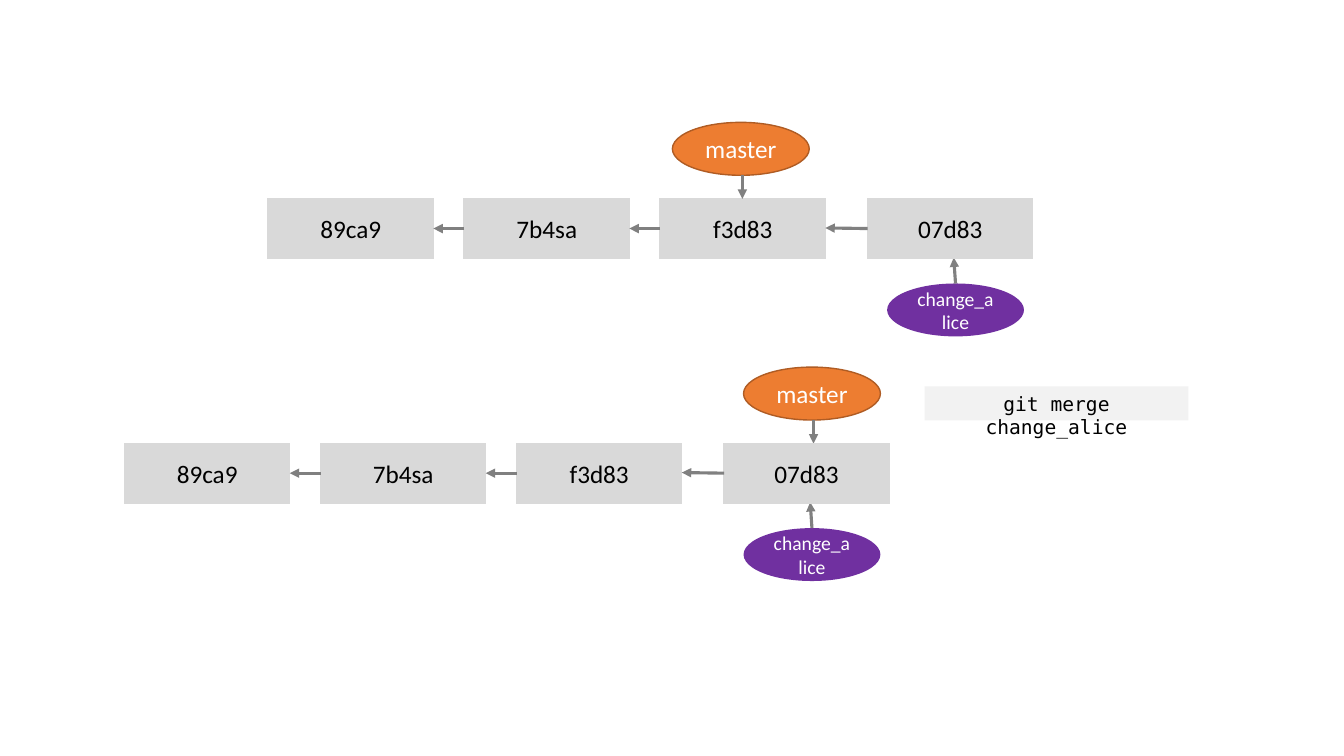
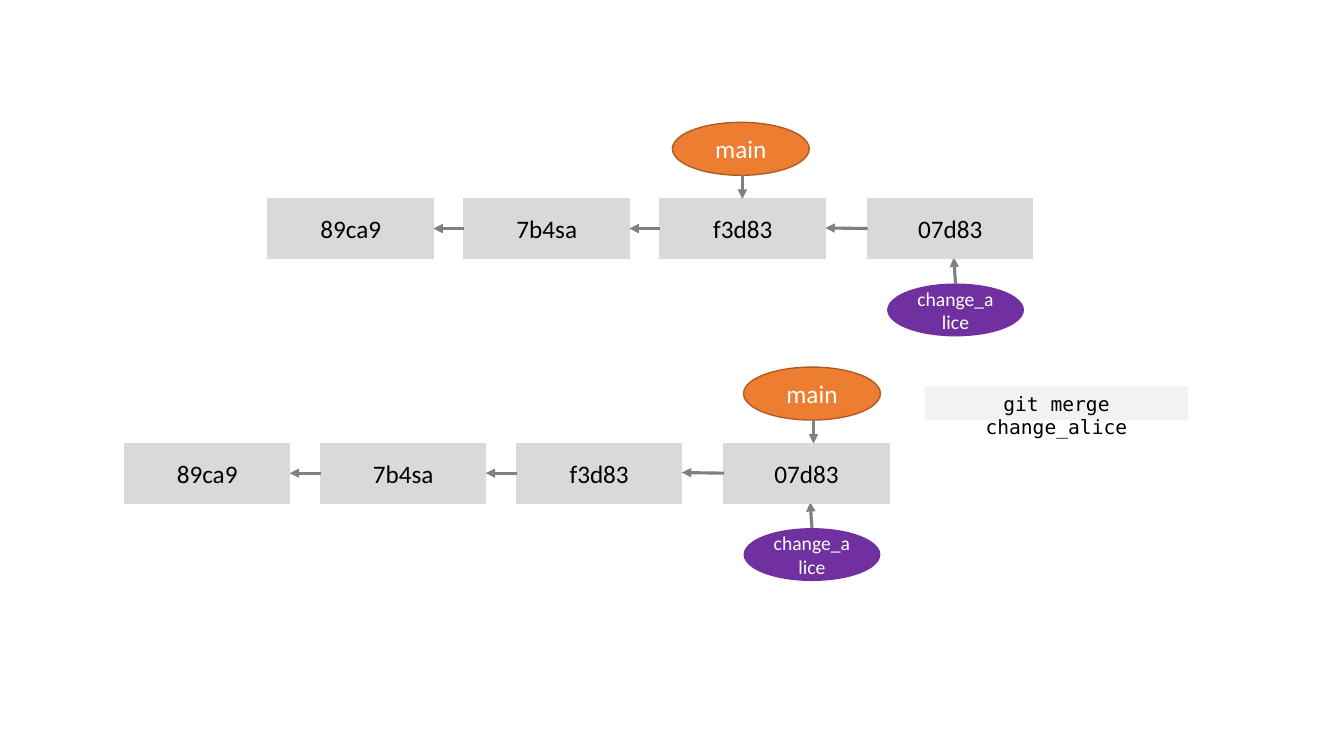
Before and after one commit to selinaZitrone/get-started-with-git, a slide deck: slide 21 of slides/img/images.pptx (slide 20 before the commit). Drawn at 1344x756 pixels with LibreOffice and Linux fonts; fonts in the diff are those of the drawing. Boxes give left, top, right and bottom in pixels: in the first picture for what was removed or moved away, otherwise in the second. Text is boxed around its words. In the diff, an @@ line names an element or a change of style, - is before the commit and + after.

```diff
--- a/slides/img/images.pptx
+++ b/slides/img/images.pptx
@@ text in ellipse at (x1=715, y1=140, x2=766, y2=158): text changed @@
-master
+main
@@ text in ellipse at (x1=786, y1=385, x2=837, y2=403): text changed @@
-master
+main
```
Also in this commit, not shown: 7 other slides changed, 4 slides added, 18 other files.
